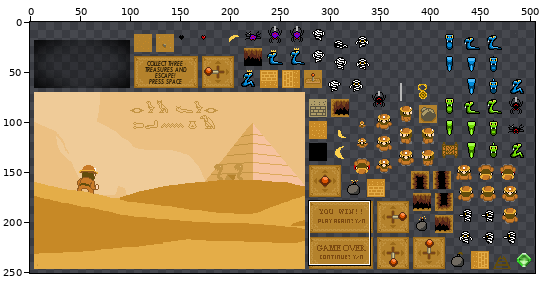
One commit to this sprite sheet: roomforchange-desktop/bin/data/objects_all.png. Above: a wide view before the commit, with the close-up outlined.
Close-up. Before:
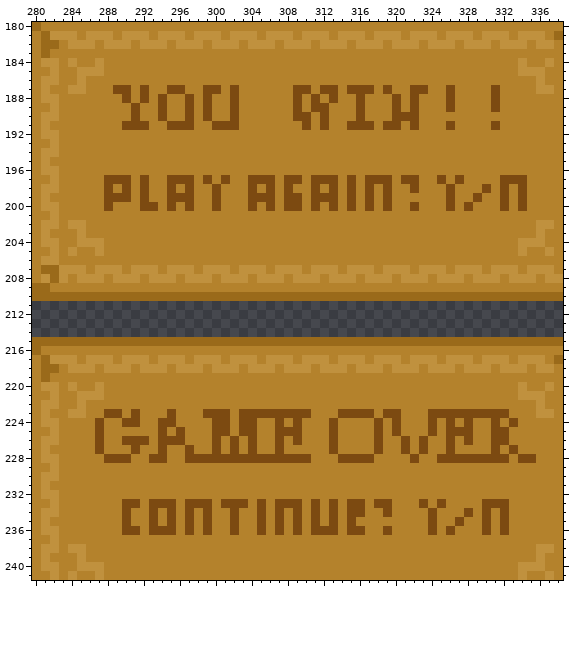
The file is 512x256 pixels. Pixels under 10% opacity are left out. Colours within 5 levels of each other are drawn and written as one. Shown: x 280..338, y 180..241. The wide view leaves out empty margins. The commit also changed other parts of the picture, which this record leaves out.
New version:
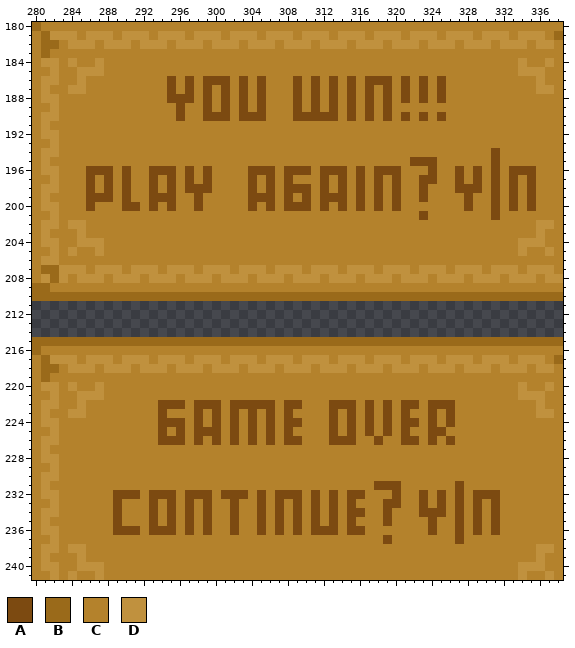
Palette (. is transparent): A #7c4a11  B #9a6a1a  C #b4822c  D #c0913e
Difference:
@@ x 280..338 @@
 185 CCDCCDDDCCCCCCCCCCCCCCCCCCCCCCCCCCCCCCCCCCCCCCCCCCCCCCDDDCC
-186 CDDCCDCCCCCCCCCCCCCCCCCCCCCCCCCCCCCCCCCCCCCCCCCCCCCCCCCCDCC
-187 CDCCDDCCCAACACCAACCAACACCCCCCAACAACAAACACCAACCACCCCACCCCDDC
-188 CDDCCCCCCCACACACCACACCACCCCCCACACACCACCCACACCCACCCCACCCCCCC
-189 CCDCCCCCCCCACCACCACACCACCCCCCACAACCCACCCACACCCACCCCACCCCCCC
-190 CDDCCCCCCCCACCACCACACCACCCCCCAACACCCACCCAAACCCCCCCCCCCCCCCC
-191 CDCCCCCCCCAAACCAAACCAAACCCCCCCACACCAAACAACACCCACCCCACCCCCCC
+186 CDDCCDCCCCCCCCCACACAAACACACCCACACACACAAACACACACCCCCCCCCCDCC
+187 CDCCDDCCCCCCCCCACACACACACACCCACACACACACACACACACCCCCCCCCCDDC
+188 CDDCCCCCCCCCCCCAAACACACACACCCACACACACACACACACACCCCCCCCCCCCC
+189 CCDCCCCCCCCCCCCCACCACACACACCCACACACACACACCCCCCCCCCCCCCCCCCC
+190 CDDCCCCCCCCCCCCCACCAAACAAACCCAAAAACACACACACACACCCCCCCCCCCCC
+191 CDCCCCCCCCCCCCCCCCCCCCCCCCCCCCCCCCCCCCCCCCCCCCCCCCCCCCCCCCC
 192 CDDCCCCCCCCCCCCCCCCCCCCCCCCCCCCCCCCCCCCCCCCCCCCCCCCCCCCCCCC
 193 CCDCCCCCCCCCCCCCCCCCCCCCCCCCCCCCCCCCCCCCCCCCCCCCCCCCCCCCCCC
-194 CDDCCCCCCCCCCCCCCCCCCCCCCCCCCCCCCCCCCCCCCCCCCCCCCCCCCCCCCCC
-195 CDCCCCCCCCCCCCCCCCCCCCCCCCCCCCCCCCCCCCCCCCCCCCCCCCCCCCCCCCC
-196 CDDCCCCCCCCCCCCCCCCCCCCCCCCCCCCCCCCCCCCCCCCCCCCCCCCCCCCCCCC
-197 CCDCCCCCAAACACCAAACACACCAAACAACAAACACAAACAACCACACCCCAAACCCC
-198 CDDCCCCCACACACCACACCACCCACACACCACACACACACCACCCACCCACACACCCC
-199 CDCCCCCCAAACACCAAACCACCCAAACAACAAACACACACCCCCCACCACCACACCCC
-200 CDDCCCCCACCCAACACACCACCCACACAACACACACACACCACCCACACCCACACCCC
-201 CCDCCCCCCCCCCCCCCCCCCCCCCCCCCCCCCCCCCCCCCCCCCCCCCCCCCCCCCCC
+194 CDDCCCCCCCCCCCCCCCCCCCCCCCCCCCCCCCCCCCCCCCCCCCCCCCCACCCCCCC
+195 CDCCCCCCCCCCCCCCCCCCCCCCCCCCCCCCCCCCCCCCCCAAACCCCCCACCCCCCC
+196 CDDCCCAAACACCAAACACACCCCAAACAAACAAACACAAACCCACCACACACAAACCC
+197 CCDCCCACACACCACACACACCCCACACACCCACACACACACCAACCACACACACACCC
+198 CDDCCCACACACCACACAAACCCCACACAAACACACACACACCACCCAAACACACACCC
+199 CDCCCCAAACACCAAACCACCCCCAAACACACAAACACACACCACCCCACCACACACCC
+200 CDDCCCACCCAACACACCACCCCCACACAAACACACACACACCCCCCCACCACACACCC
+201 CCDCCCCCCCCCCCCCCCCCCCCCCCCCCCCCCCCCCCCCCCCACCCCCCCACCCCCCC
 202 CDDCDDCCCCCCCCCCCCCCCCCCCCCCCCCCCCCCCCCCCCCCCCCCCCCCCCCCDDC
@@ x 280..338 @@
 221 CCDCCDDDCCCCCCCCCCCCCCCCCCCCCCCCCCCCCCCCCCCCCCCCCCCCCCDDDCC
-222 CDDCCDCCCCCCCCCCCCCCCCCCCCCCCCCCCCCCCCCCCCCCCCCCCCCCCCCCDCC
-223 CDCCDDCCAACACCCACCCAAACAAAAAAAACCCAAAACAACCCAAAAAAAAACCCDDC
-224 CDDCCCCACCAACCAACCCCAACAACCACACCCACCCCACACCCACACACCACACCCCC
-225 CCDCCCCACCCCCCACACCCAACAACCAAACCCACCCCACACCCACAAACCAACCCCCC
-226 CDDCCCCACCAAACAAACCCACACACCACACCCACCCCACCACACCACACCAACCCCCC
-227 CDCCCCCACCCACCACCACCACACACCACCCCCACCCCACCACACCACCCCACACCCCC
-228 CDDCCCCCAAACCAACCAAAAAAAAAAAAAACCCAAAACCCCACCAAAAAAAACAACCC
+222 CDDCCDCCCCCCCCAAACAAACAAAAACAACCCAAACACACAACAAACCCCCCCCCDCC
+223 CDCCDDCCCCCCCCACCCACACACACACACCCCACACACACACCACACCCCCCCCCDDC
+224 CDDCCCCCCCCCCCAAACACACACACACAACCCACACACACAACACACCCCCCCCCCCC
+225 CCDCCCCCCCCCCCACACAAACACACACACCCCACACACACACCAACCCCCCCCCCCCC
+226 CDDCCCCCCCCCCCAAACACACACACACAACCCAAACCACCAACACACCCCCCCCCCCC
+227 CDCCCCCCCCCCCCCCCCCCCCCCCCCCCCCCCCCCCCCCCCCCCCCCCCCCCCCCCCC
+228 CDDCCCCCCCCCCCCCCCCCCCCCCCCCCCCCCCCCCCCCCCCCCCCCCCCCCCCCCCC
 229 CCDCCCCCCCCCCCCCCCCCCCCCCCCCCCCCCCCCCCCCCCCCCCCCCCCCCCCCCCC
 230 CDDCCCCCCCCCCCCCCCCCCCCCCCCCCCCCCCCCCCCCCCCCCCCCCCCCCCCCCCC
-231 CDCCCCCCCCCCCCCCCCCCCCCCCCCCCCCCCCCCCCCCCCCCCCCCCCCCCCCCCCC
-232 CDDCCCCCCCCCCCCCCCCCCCCCCCCCCCCCCCCCCCCCCCCCCCCCCCCCCCCCCCC
-233 CCDCCCCCCCAACAAACAAACAAACACAAACACACAACAACCCACACCCCAAACCCCCC
-234 CDDCCCCCCCACCACACACACCACCACACACACACAACCACCCCACCCACACACCCCCC
-235 CDCCCCCCCCACCACACACACCACCACACACACACACCCCCCCCACCACCACACCCCCC
-236 CDDCCCCCCCAACAAACACACCACCACACACAAACAACCACCCCACACCCACACCCCCC
-237 CCDCCCCCCCCCCCCCCCCCCCCCCCCCCCCCCCCCCCCCCCCCCCCCCCCCCCCCCCC
+231 CDCCCCCCCCCCCCCCCCCCCCCCCCCCCCCCCCCCCCAAACCCCCCACCCCCCCCCCC
+232 CDDCCCCCCAAACAAACAAACAAACACAAACACACAACCCACCACACACAAACCCCCCC
+233 CCDCCCCCCACCCACACACACCACCACACACACACACCCAACCACACACACACCCCCCC
+234 CDDCCCCCCACCCACACACACCACCACACACACACAACCACCCAAACACACACCCCCCC
+235 CDCCCCCCCACCCACACACACCACCACACACACACACCCACCCCACCACACACCCCCCC
+236 CDDCCCCCCAAACAAACACACCACCACACACAAACAACCCCCCCACCACACACCCCCCC
+237 CCDCCCCCCCCCCCCCCCCCCCCCCCCCCCCCCCCCCCCACCCCCCCACCCCCCCCCCC
 238 CDDCDDCCCCCCCCCCCCCCCCCCCCCCCCCCCCCCCCCCCCCCCCCCCCCCCCCCDDC
